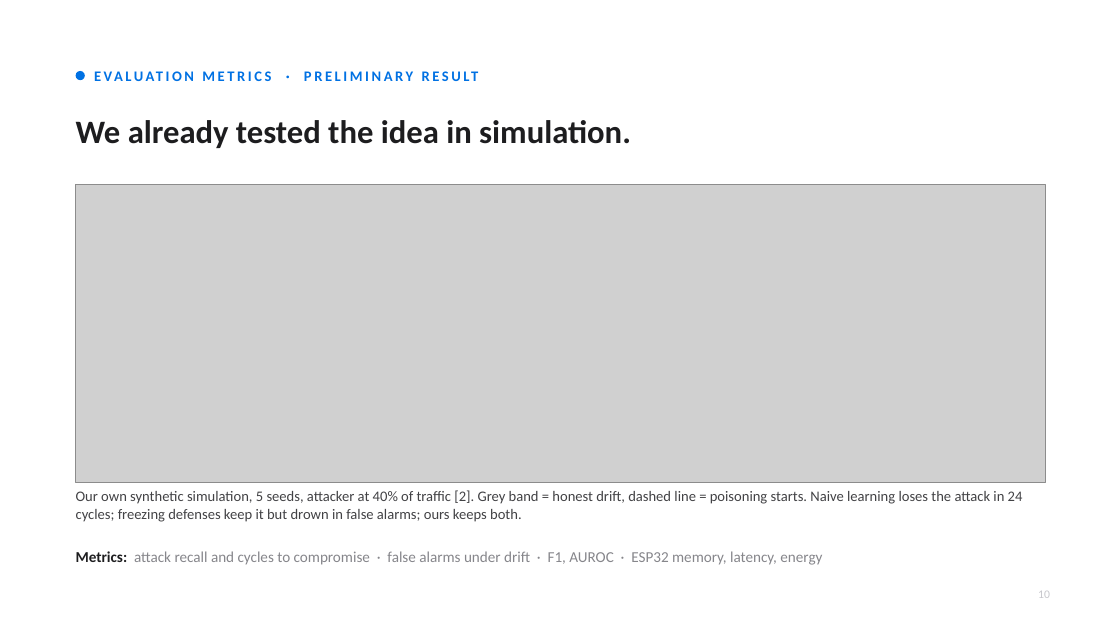
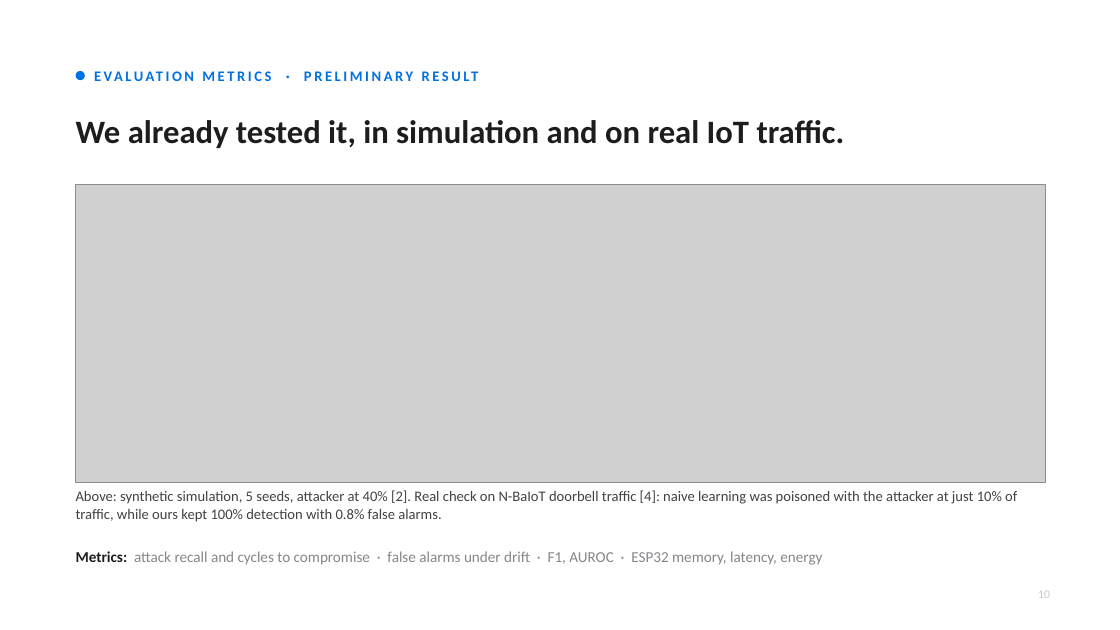
Before and after one commit to IOT-snu/brainstorming, a slide deck: slide 10 of CSD457_First_Presentation.pptx. Drawn at 1120x630 pixels with LibreOffice and Linux fonts; fonts in the diff are those of the drawing; grey boxes stand for pictures. Boxes give left, top, right and bottom in pixels: in the first picture for what was removed or moved away, otherwise in the second. Text is boxed around its words. In the diff, an @@ line names an element or a change of style, - is before the commit and + after.

```diff
--- a/CSD457_First_Presentation.pptx
+++ b/CSD457_First_Presentation.pptx
@@ text at (76, 120, 845, 148): text changed @@
-We already tested the idea in simulation.
+We already tested it, in simulation and on real IoT traffic.
@@ text at (76, 490, 1017, 522): text changed @@
-Our own synthetic simulation, 5 seeds, attacker at 40% of traffic [2]. Grey band = honest drift, dashed line = poisoning starts. Naive learning loses the attack in 24 cycles; freezing defenses keep it but drown in false alarms; ours keeps both.
+Above: synthetic simulation, 5 seeds, attacker at 40% [2]. Real check on N-BaIoT doorbell traffic [4]: naive learning was poisoned with the attacker at just 10% of traffic, while ours kept 100% detection with 0.8% false alarms.
```
Also in this commit, not shown: 13 other files.
